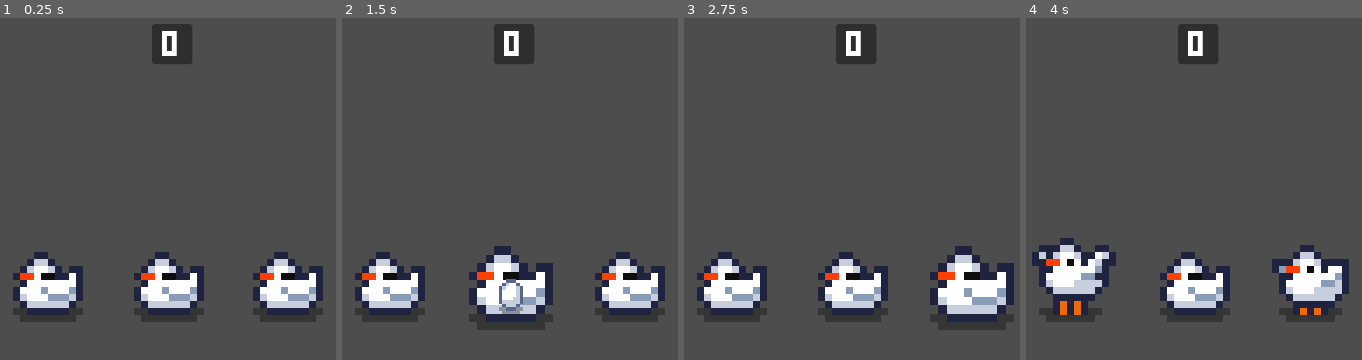
Above: before the commit, frames 1-4 (left to right).
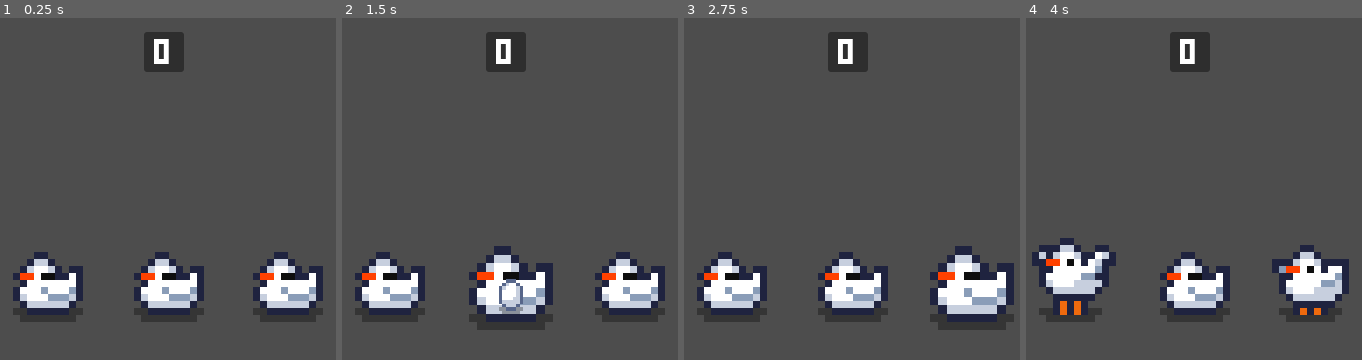
Above: after the commit, the same moments.

Repository: justkuzan/idle-clicker-2
Game: Godot game, scene res://elements/game.tscn
Same seed, same stepped clock (60 frames per second), same inputs: the game is played once before the commit and once after it.
Inputs (mouse positions are in pixels of both pictures, inside the frame that each line leads up to):
- Up to frame 1 (0.25 s): no input
- Up to frame 2 (1.5 s): tap Enter at 0.5 s; move the mouse to (389, 281) at 0.52 s; click (389, 281) at 0.67 s; move the mouse to (510, 281) at 1.27 s; click (510, 281) at 1.42 s
- Up to frame 3 (2.75 s): move the mouse to (972, 281) at 2.02 s; click (972, 281) at 2.17 s
- Up to frame 4 (4 s): move the mouse to (1160, 250) at 2.77 s; click (1160, 250) at 2.92 s; move the mouse to (outside the picture) at 3.52 s; click (outside the picture) at 3.67 s

The runs differ from the first frame. In frame 1, 1.4% of the frame differs, in the area x 42-58%, y 1-16%; in frame 2, 1.4%; in frame 3, 1.4%; in frame 4, 1.4%.

Commit message:
Fixed startup bugs
Removed duplicate file and function bindings

Diff:
--- a/elements/characters/chicken.gd
+++ b/elements/characters/chicken.gd
@@ -1,7 +1,7 @@
 extends Node2D
 
 enum State { IDLE, READY }
-var state = State.IDLE
+var state: State = State.IDLE
 
 var rnd := RandomNumberGenerator.new()
 var eggs_generated := 0
@@ -14,14 +14,8 @@
 
 @onready var animation = $AnimatedSprite2D
 @onready var timer = $Timer
-@onready var custom_cursor = $CustomCursor
 
 func _ready() -> void:
-	#Cursor
-	$Area2D.mouse_entered.connect(_on_area_2d_mouse_entered)
-	$Area2D.mouse_exited.connect(_on_area_2d_mouse_exited)
-
-	#Logic
 	add_to_group("chickens")
 	rnd.randomize()
 	chicken_is_idle()
--- a/elements/game.tscn
+++ b/elements/game.tscn
@@ -30,32 +30,24 @@
 
 [node name="Eggs" type="Node2D" parent="."]
 
-[node name="Counter" type="Panel" parent="."]
-anchors_preset = 8
-anchor_left = 0.5
-anchor_top = 0.5
-anchor_right = 0.5
-anchor_bottom = 0.5
-offset_left = 304.0
-offset_top = 24.0
-offset_right = 344.0
-offset_bottom = 64.0
-grow_horizontal = 2
-grow_vertical = 2
-scale = Vector2(1.0091289, 1.0044439)
+[node name="Panel" type="Panel" parent="."]
+offset_left = 296.0
+offset_top = 32.0
+offset_right = 336.0
+offset_bottom = 72.0
 size_flags_horizontal = 4
 size_flags_vertical = 4
 
-[node name="Label" type="Label" parent="Counter"]
+[node name="Label" type="Label" parent="Panel"]
 layout_mode = 1
 anchors_preset = 8
 anchor_left = 0.5
 anchor_top = 0.5
 anchor_right = 0.5
 anchor_bottom = 0.5
-offset_left = -20.0
+offset_left = -10.0
 offset_top = -27.5
-offset_right = 20.0
+offset_right = 10.0
 offset_bottom = 27.5
 grow_horizontal = 2
 grow_vertical = 2
